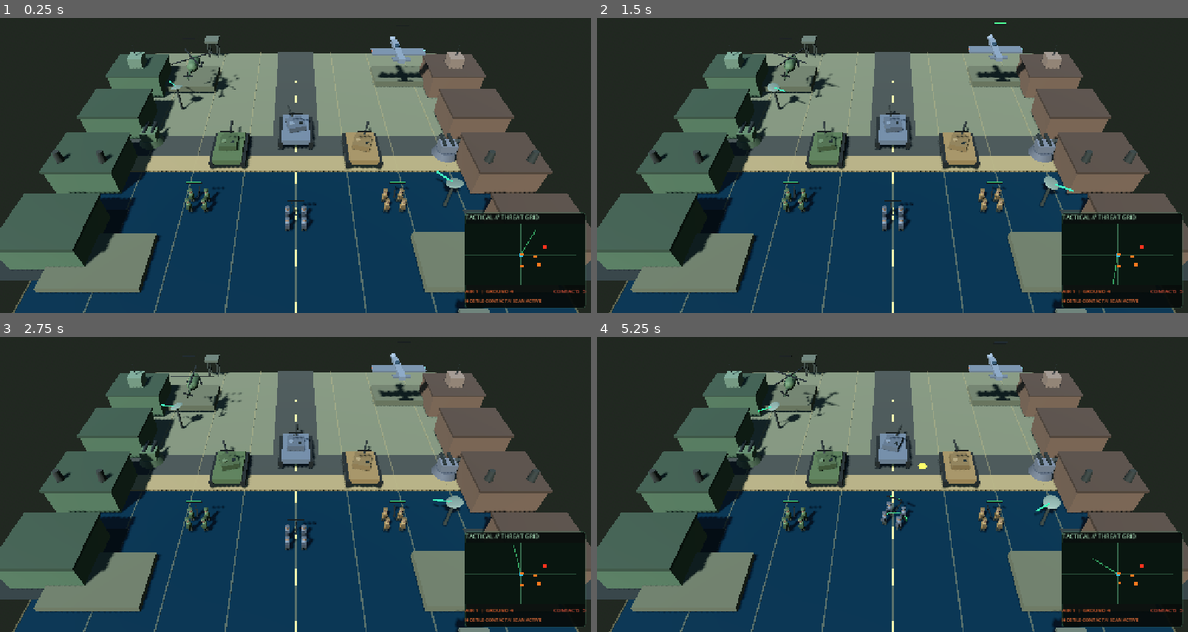
Above: before the commit, frames 1-4 (two rows, left to right).
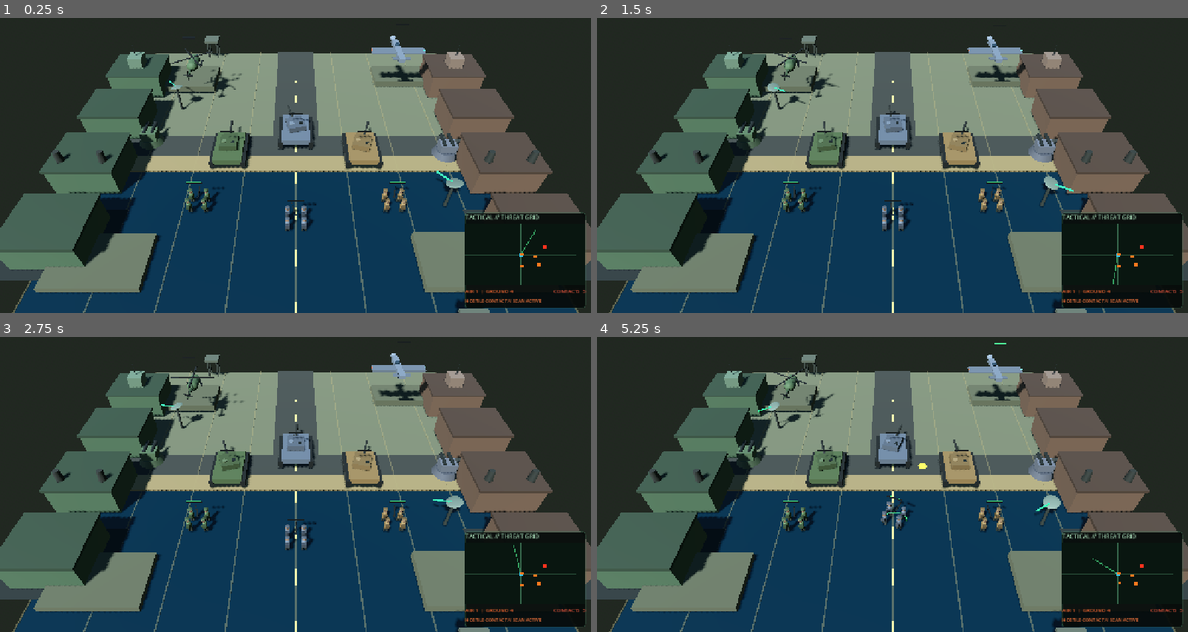
Above: after the commit, the same moments.

Repository: Jamalalbaroty/storm-generals-mobil
Game: Godot game, scene res://prototype_3d/battlefield_3d.tscn
Same seed, same stepped clock (60 frames per second), same inputs: the game is played once before the commit and once after it. This scene is started directly instead of the project's main scene.
Inputs (mouse positions are in pixels of both pictures, inside the frame that each line leads up to):
- Up to frame 1 (0.25 s): no input
- Up to frame 2 (1.5 s): move the mouse to (1022, 130) at 0.52 s; click (1022, 130) at 0.67 s; drag from (774, 162) to (862, 212) at 1.27 s
- Up to frame 3 (2.75 s): move the mouse to (354, 393) at 2.02 s; click (354, 393) at 2.17 s
- Up to frame 4 (5.25 s): drag from (862, 531) to (715, 416) at 2.77 s; move the mouse to (1069, 516) at 3.52 s; click (1069, 516) at 3.67 s; drag from (715, 416) to (803, 384) at 4.27 s; move the mouse to (922, 466) at 5.02 s; click (922, 466) at 5.17 s

The runs differ from the first frame. In frame 1, 0.3% of the frame differs, in the area x 29-73%, y 6-27%; in frame 2, 0.3%; in frame 3, 0.2%; in frame 4, 0.5%, in the area x 29-73%, y 2-66%.

Commit message:
feat: animate naval propellers and subtle vessel motion

Diff:
--- a/prototype_3d/battlefield_3d.gd
+++ b/prototype_3d/battlefield_3d.gd
@@ -56,6 +56,8 @@
 var game_building_nodes: Dictionary = {}
 var game_unit_nodes: Dictionary = {}
 var next_game_unit_sync_id := 1
+var naval_propellers: Array[Node3D] = []
+var naval_animation_clock := 0.0
 
 func _ready() -> void:
 	combat_fire_audio = _make_combat_audio(false)
@@ -81,6 +83,7 @@
 	_update_showcase_health_bars()
 	_update_infantry_animation(delta)
 	_update_aircraft_animation(delta)
+	_update_naval_animation(delta)
 	_update_air_defenses(delta)
 	_update_radar_network(delta)
 	_update_radar_hud(delta)
@@ -466,6 +469,10 @@
 			turret.position = Vector3(0.0, 1.0, turret_z)
 			turret.material_override = _make_armour_material(Color(0.18, 0.19, 0.17))
 			vessel.add_child(turret)
+
+	if kind != "submarine":
+		_add_naval_propeller(vessel, "PropellerLeft", -0.72)
+		_add_naval_propeller(vessel, "PropellerRight", 0.72)
 
 	# Every selectable unit owns an aim pivot so shared combat arrays stay index-aligned.
 	var weapon_pivot := Node3D.new()
@@ -1153,6 +1160,47 @@
 	weapon_pivot.position.y = -0.12
 	fighter.add_child(weapon_pivot)
 	showcase_turrets.append(weapon_pivot)
+
+func _add_naval_propeller(vessel: Node3D, propeller_name: String, side_x: float) -> void:
+	var propeller := Node3D.new()
+	propeller.name = propeller_name
+	propeller.position = Vector3(side_x, 0.08, 3.85)
+	vessel.add_child(propeller)
+	var hub := MeshInstance3D.new()
+	var hub_mesh := CylinderMesh.new()
+	hub_mesh.top_radius = 0.13
+	hub_mesh.bottom_radius = 0.13
+	hub_mesh.height = 0.28
+	hub.mesh = hub_mesh
+	hub.material_override = _make_armour_material(Color(0.12, 0.14, 0.15))
+	propeller.add_child(hub)
+	for blade_index in range(3):
+		var blade := MeshInstance3D.new()
+		var blade_mesh := BoxMesh.new()
+		blade_mesh.size = Vector3(0.10, 0.07, 0.72)
+		blade.mesh = blade_mesh
+		blade.rotation.y = TAU * float(blade_index) / 3.0
+		blade.position.z = 0.32
+		blade.material_override = _make_armour_material(Color(0.20, 0.23, 0.23))
+		propeller.add_child(blade)
+	naval_propellers.append(propeller)
+
+func _update_naval_animation(delta: float) -> void:
+	naval_animation_clock += delta
+	for propeller in naval_propellers:
+		if is_instance_valid(propeller):
+			propeller.rotation.z += delta * 12.0
+	for vessel in showcase_tanks:
+		if not is_instance_valid(vessel):
+			continue
+		var vessel_kind := str(vessel.get_meta("unit_type", ""))
+		if vessel_kind in ["destroyer", "carrier", "landing_craft"]:
+			var base_height := float(vessel.get_meta("waterline_height", 0.12))
+			vessel.position.y = base_height + sin(naval_animation_clock * 1.45 + float(vessel.get_instance_id() % 11)) * 0.035
+			vessel.rotation.z = sin(naval_animation_clock * 0.72 + float(vessel.get_instance_id() % 7)) * 0.008
+		elif vessel_kind == "submarine":
+			var submerged_height := float(vessel.get_meta("waterline_height", -0.62))
+			vessel.position.y = submerged_height + sin(naval_animation_clock * 0.8 + float(vessel.get_instance_id() % 5)) * 0.012
 
 func _update_aircraft_animation(delta: float) -> void:
 	aircraft_clock += delta
--- a/prototype_3d/smoke_test.gd
+++ b/prototype_3d/smoke_test.gd
@@ -163,6 +163,16 @@
 		push_error("Surface ship hull was not positioned at the water surface")
 		quit(1)
 		return
+	if battlefield.naval_propellers.size() < 6 or destroyer.get_node_or_null("PropellerLeft") == null or destroyer.get_node_or_null("PropellerRight") == null:
+		push_error("Surface naval vessels are missing animated propeller assemblies")
+		quit(1)
+		return
+	var propeller_before := battlefield.naval_propellers[0].rotation.z
+	battlefield._update_naval_animation(0.1)
+	if battlefield.naval_propellers[0].rotation.z <= propeller_before:
+		push_error("Naval propeller animation did not advance")
+		quit(1)
+		return
 	var stable_artillery := battlefield.game_unit_nodes.get("player|4|artillery") as Node3D
 	battlefield.call("sync_game_units", archetype_records, map_rect)
 	if battlefield.game_unit_nodes.get("player|4|artillery") != stable_artillery or battlefield.showcase_turrets.size() != battlefield.showcase_tanks.size():
